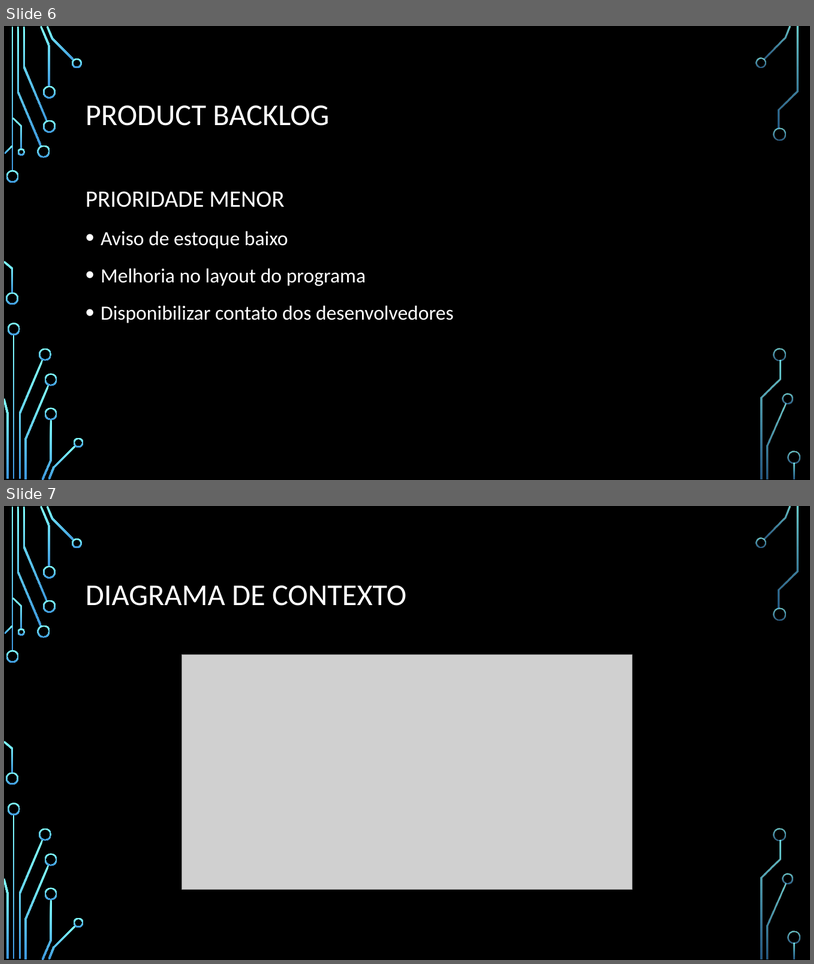
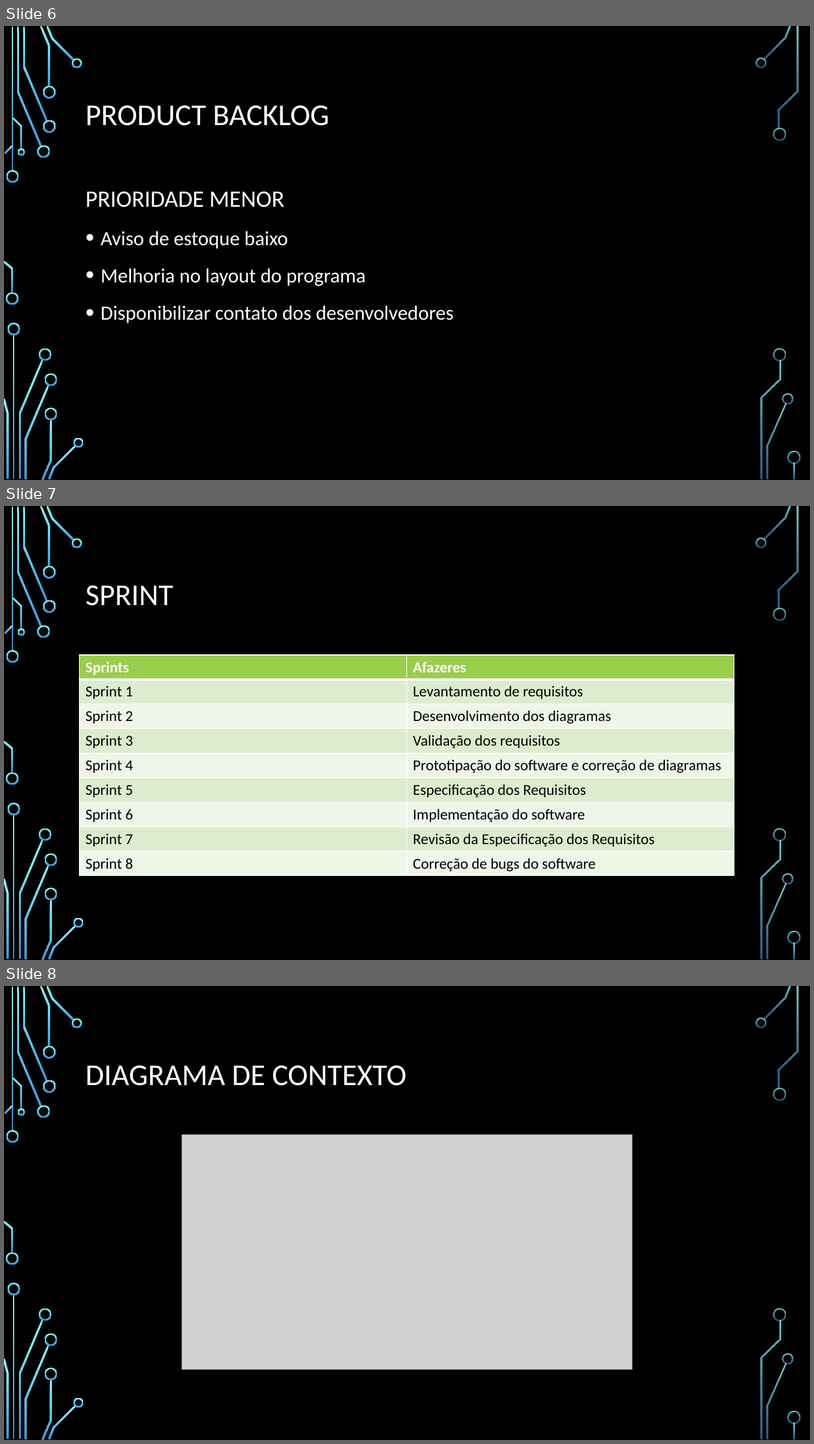
Before and after one commit to SephirothZX/EngSoftwareControleEstoque, a slide deck: Projeto Estoque+.pptx. Shown one above the other, each under a label of ours: slides 6 and 7 before the commit, slides 6, 7 and 8 after it. The pictures are 814x964 and 814x1444 pixels, drawn with LibreOffice and Linux fonts; fonts in the diff are those of the drawing; grey boxes stand for pictures; background and template pictures are left out. Boxes give left, top, right and bottom in pixels: in the first picture for what was removed or moved away, otherwise in the second. Text is boxed around its words. In the diff, an @@ line names an element or a change of style, - is before the commit and + after.

```diff
--- a/Projeto Estoque+.pptx
+++ b/Projeto Estoque+.pptx
@@ slide 7 added at (x1=4, y1=506, x2=810, y2=960), background picture (left out); not listed: 36 template elements that a slide beside it also shows @@
@@ title added at (x1=86, y1=585, x2=173, y2=606), 36 pt, text #FFFFFF @@
+SPRINT
@@ table added at (x1=80, y1=655, x2=735, y2=876), 9 rows, 2 columns @@
+Sprints | Afazeres
+Sprint 1 | Levantamento de requisitos
+Sprint 2 | Desenvolvimento dos diagramas
+Sprint 3 | Validação dos requisitos
+Sprint 4 | Prototipação do software e correção de diagramas
+Sprint 5 | Especificação dos Requisitos
+Sprint 6 | Implementação do software
+Sprint 7 | Revisão da Especificação dos Requisitos
+Sprint 8 | Correção de bugs do software
@@ what was slide 7 is now slide 8 @@
```
